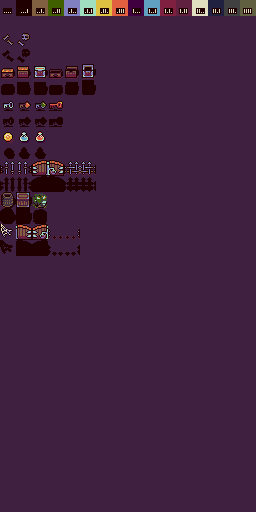
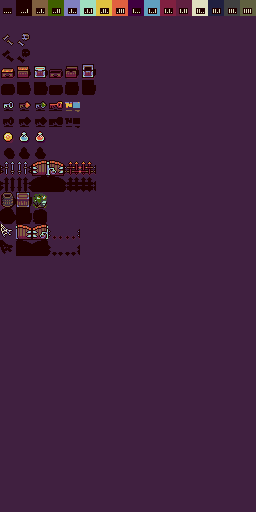
Layered file, before and after one edit (256 × 512). Changes by layer:
painted on "door green" over bbox(69, 162, 91, 174)
added layer "dry clothes" in group "items" over bbox(65, 102, 80, 128)
